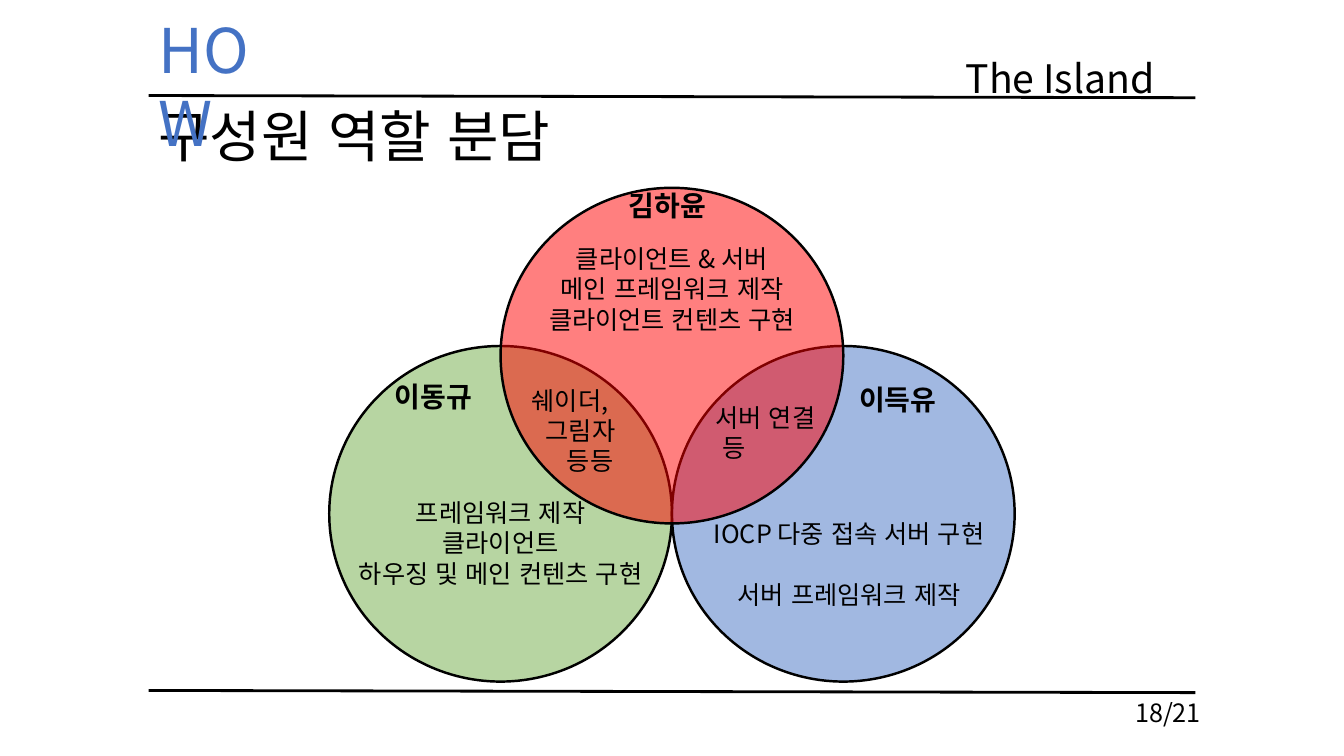
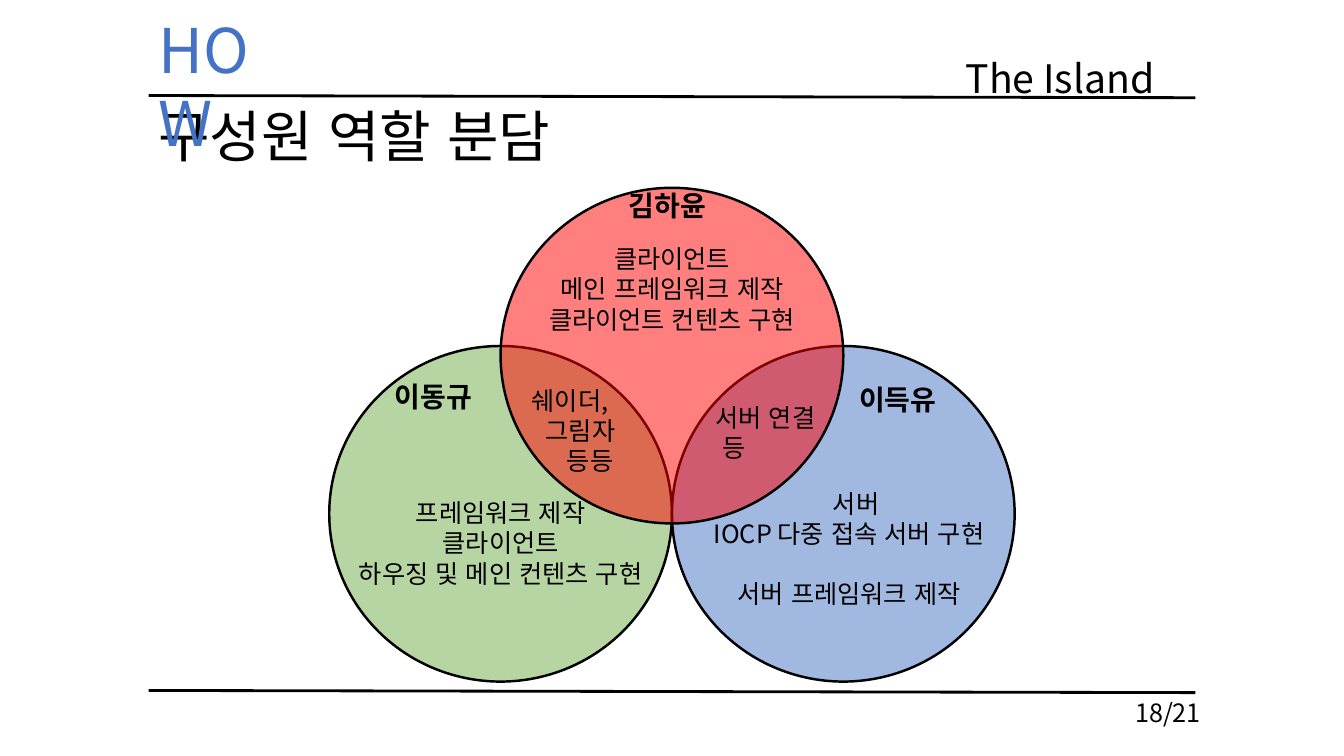
Before and after one commit to KimHaYoon/SickPerson, a slide deck: slide 18 of 문서/TheIsland_김하윤_이동규_이득유.pptx. Drawn at 1344x756 pixels with LibreOffice and Linux fonts; fonts in the diff are those of the drawing. Boxes give left, top, right and bottom in pixels: in the first picture for what was removed or moved away, otherwise in the second. Text is boxed around its words. In the diff, an @@ line names an element or a change of style, - is before the commit and + after.

```diff
--- a/문서/TheIsland_김하윤_이동규_이득유.pptx
+++ b/문서/TheIsland_김하윤_이동규_이득유.pptx
@@ text at box(614, 247, 730, 270): text changed @@
-클라이언트 & 서버
+클라이언트
@@ text "서버": place and size @@
-text "서버" at box(714, 518, 984, 606)
+text "서버" at box(714, 492, 984, 605)
@@ text at box(833, 492, 879, 515): paragraph added @@
+서버
```
Also in this commit, not shown: 4 other slides changed.
